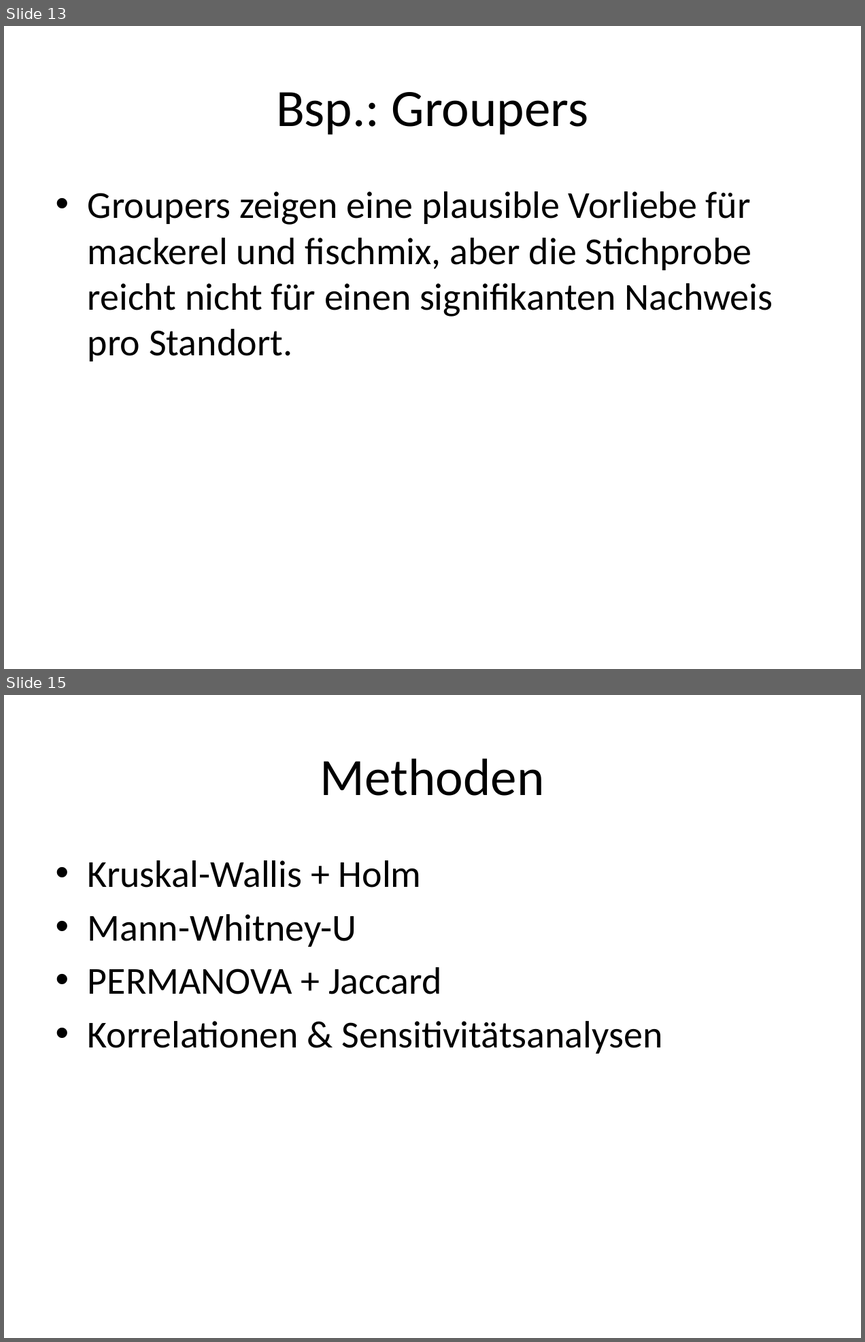
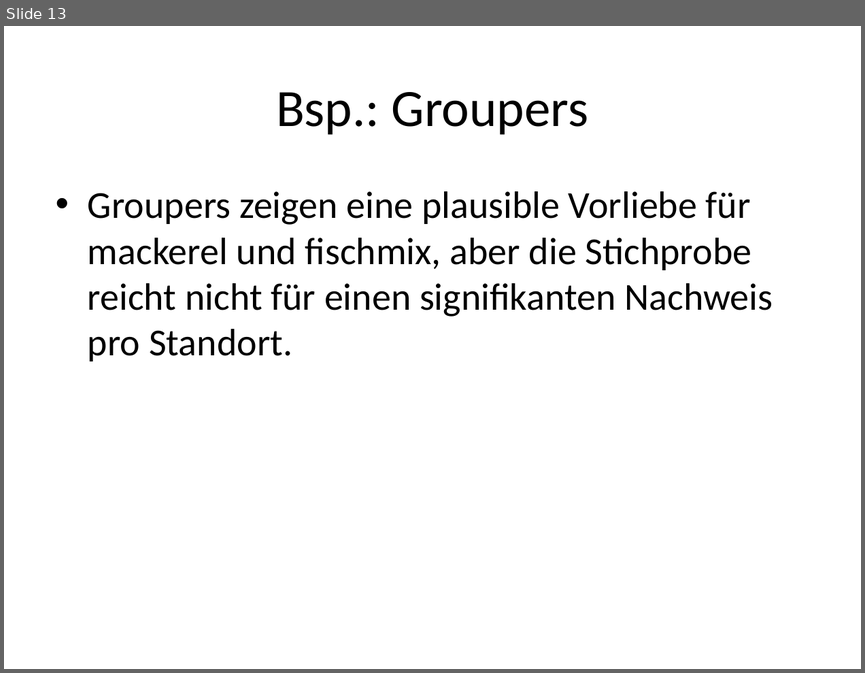
Before and after one commit to maxromes/MasterarbeitMax, a slide deck: Update_Masterarbeit_Max.pptx. Shown one above the other, each under a label of ours: slides 13 and 15 before the commit, slide 13 after it; the slides between them are not shown. The pictures are 865x1342 and 865x673 pixels, drawn with LibreOffice and Linux fonts; fonts in the diff are those of the drawing. Boxes give left, top, right and bottom in pixels: in the first picture for what was removed or moved away, otherwise in the second. Text is boxed around its words. In the diff, an @@ line names an element or a change of style, - is before the commit and + after.

```diff
--- a/Update_Masterarbeit_Max.pptx
+++ b/Update_Masterarbeit_Max.pptx
@@ slide 15 removed at (4, 695, 861, 1338), background #FFFFFF @@
@@ title removed at (320, 758, 545, 796) @@
-Methoden
@@ text removed at (88, 860, 663, 1053) @@
-• Kruskal-Wallis + Holm
-• Mann-Whitney-U
-• PERMANOVA + Jaccard
-• Korrelationen & Sensitivitätsanalysen
```
Also in this commit, not shown: 3 slides changed, 4 other files.
